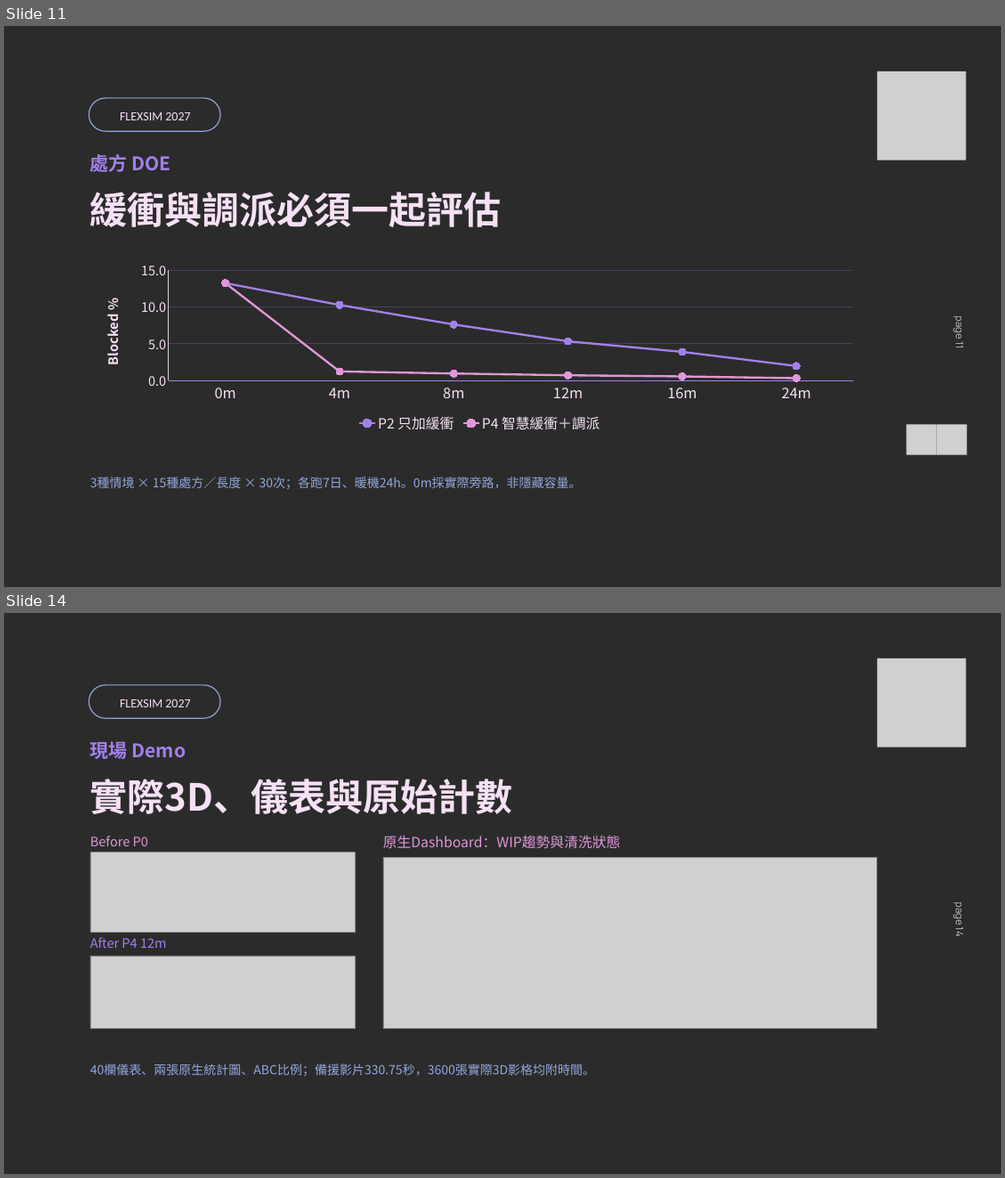
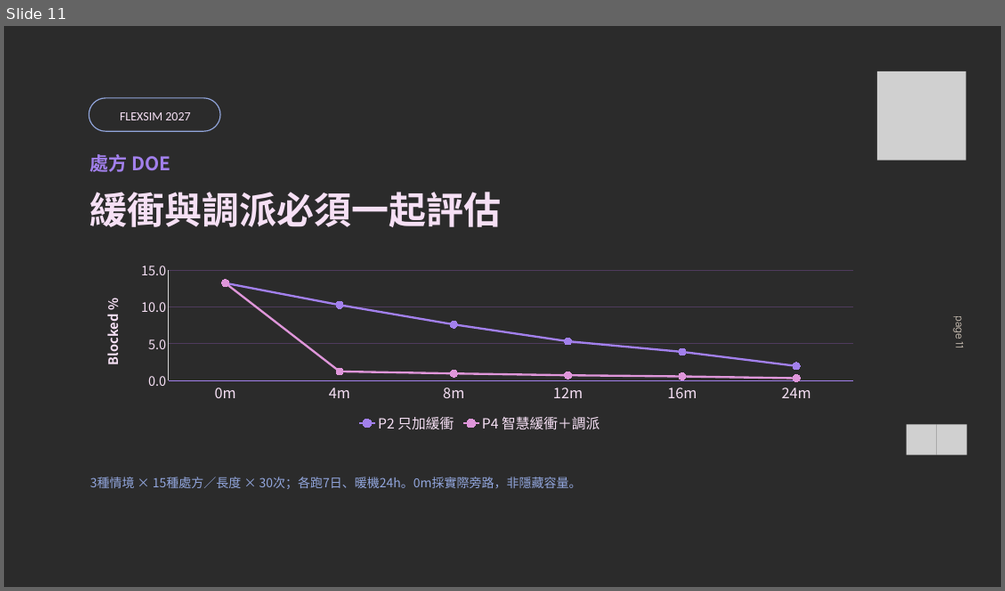
Before and after one commit to JRYTW/flexsim-circular-logistics-digital-twin, a slide deck: 重點檔案/01_成果簡報.pptx. Shown one above the other, each under a label of ours: slides 11 and 14 before the commit, slide 11 after it; the slides between them are not shown. The pictures are 1005x1178 and 1005x591 pixels, drawn with LibreOffice and Linux fonts; fonts in the diff are those of the drawing; grey boxes stand for pictures; background and template pictures are left out; a plain dark background stands for a picture behind light text. Boxes give left, top, right and bottom in pixels: in the first picture for what was removed or moved away, otherwise in the second. Text is boxed around its words. In the diff, an @@ line names an element or a change of style, - is before the commit and + after.

```diff
--- a/重點檔案/01_成果簡報.pptx
+++ b/重點檔案/01_成果簡報.pptx
@@ slide 14 removed at box(4, 613, 1001, 1174), background picture (left out) @@
@@ picture removed at box(877, 658, 966, 747) @@
@@ freeform shape removed at box(89, 685, 220, 718) @@
@@ text removed at box(120, 699, 190, 707) @@
-FLEXSIM 2027
@@ text removed at box(90, 738, 186, 762) @@
-現場 Demo
@@ text removed at box(90, 779, 513, 814) @@
-實際3D、儀表與原始計數
@@ text removed at box(90, 835, 148, 846) @@
-Before P0
@@ picture removed at box(90, 852, 355, 932) @@
@@ text removed at box(383, 835, 620, 849) @@
-原生Dashboard：WIP趨勢與清洗狀態
@@ picture removed at box(383, 857, 876, 1029) @@
@@ text removed at box(953, 903, 966, 936) @@
-page 14
@@ text removed at box(90, 937, 167, 948) @@
-After P4 12m
@@ picture removed at box(90, 956, 355, 1029) @@
@@ text removed at box(90, 1063, 595, 1076) @@
-40欄儀表、兩張原生統計圖、ABC比例；備援影片330.75秒，3600張實際3D影格均附時間。
```
Also in this commit, not shown: 6 slides changed, 2 slides added, 1 other slide removed, 19 other files.
